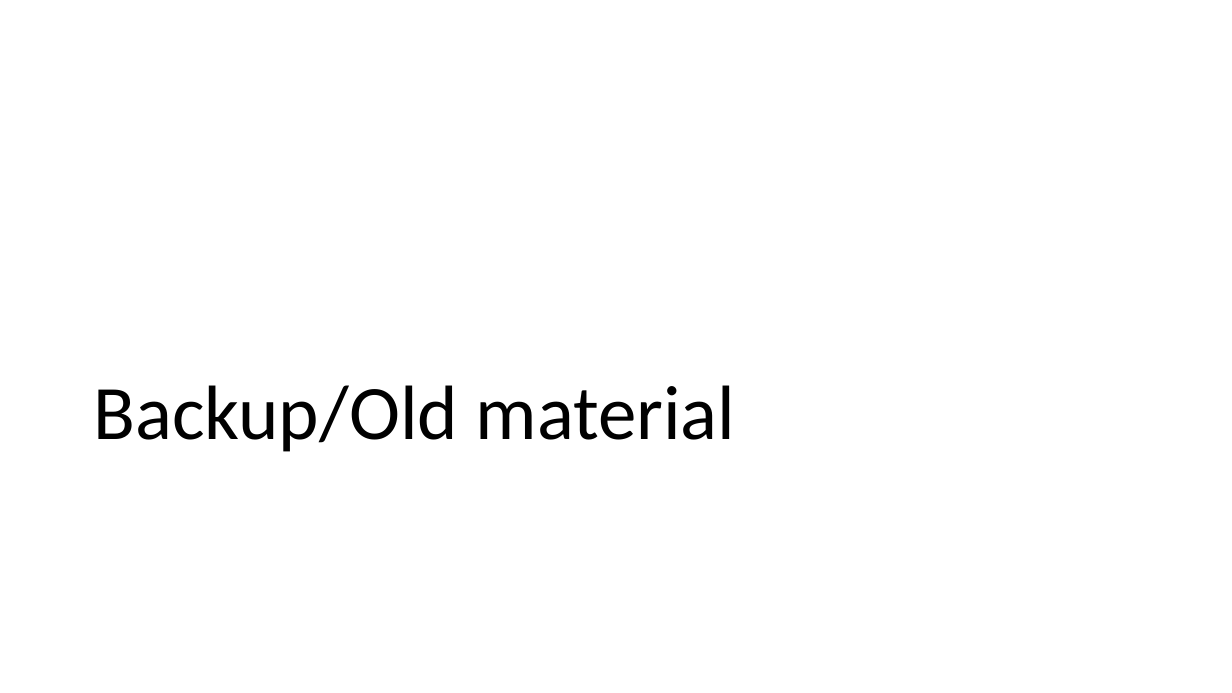
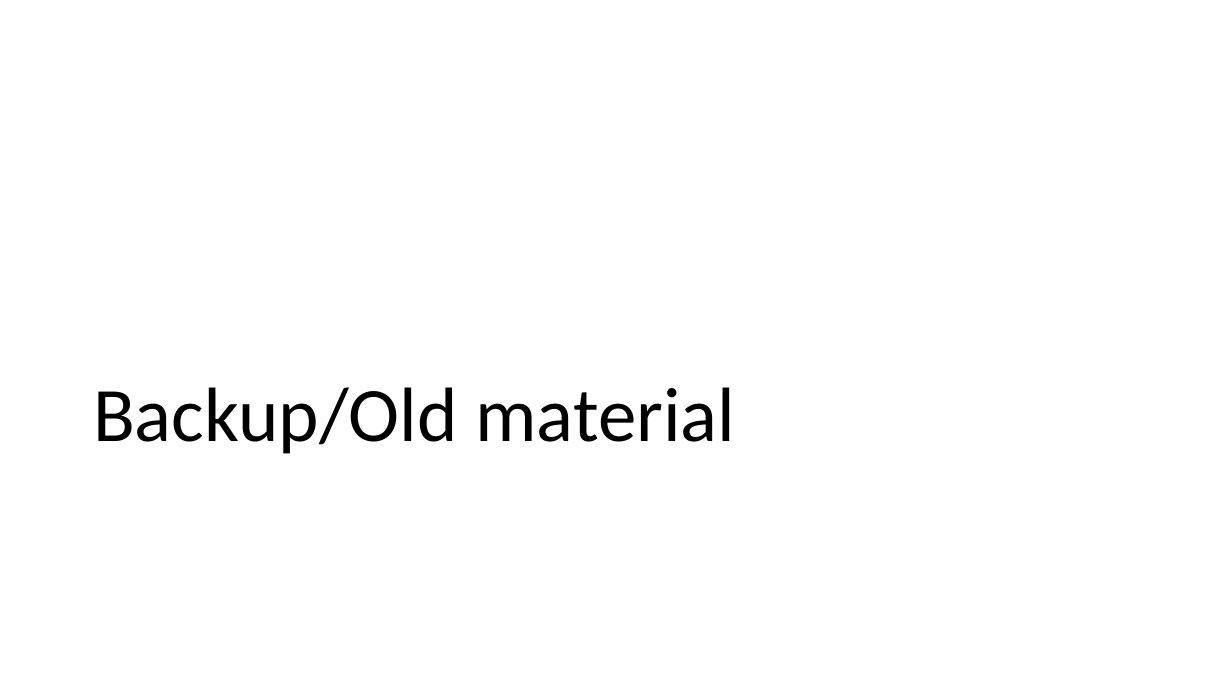
Before and after one commit to vbaker145/neuron, a slide deck: slide 15 of encoding_paper/Firing Rate Encoding Analysis.pptx (slide 11 before the commit). Drawn at 1232x693 pixels with LibreOffice and Linux fonts; fonts in the diff are those of the drawing; background and template pictures are left out. Boxes give left, top, right and bottom in pixels: in the first picture for what was removed or moved away, otherwise in the second. Text is boxed around its words. In the diff, an @@ line names an element or a change of style, - is before the commit and + after.

```diff
--- a/encoding_paper/Firing Rate Encoding Analysis.pptx
+++ b/encoding_paper/Firing Rate Encoding Analysis.pptx
@@ text "Backup/Old material" at [93,387,735,454]: line spacing 0.9 to 1 @@
```
Also in this commit, not shown: 11 other slides changed, 4 slides added, 4 other files.
